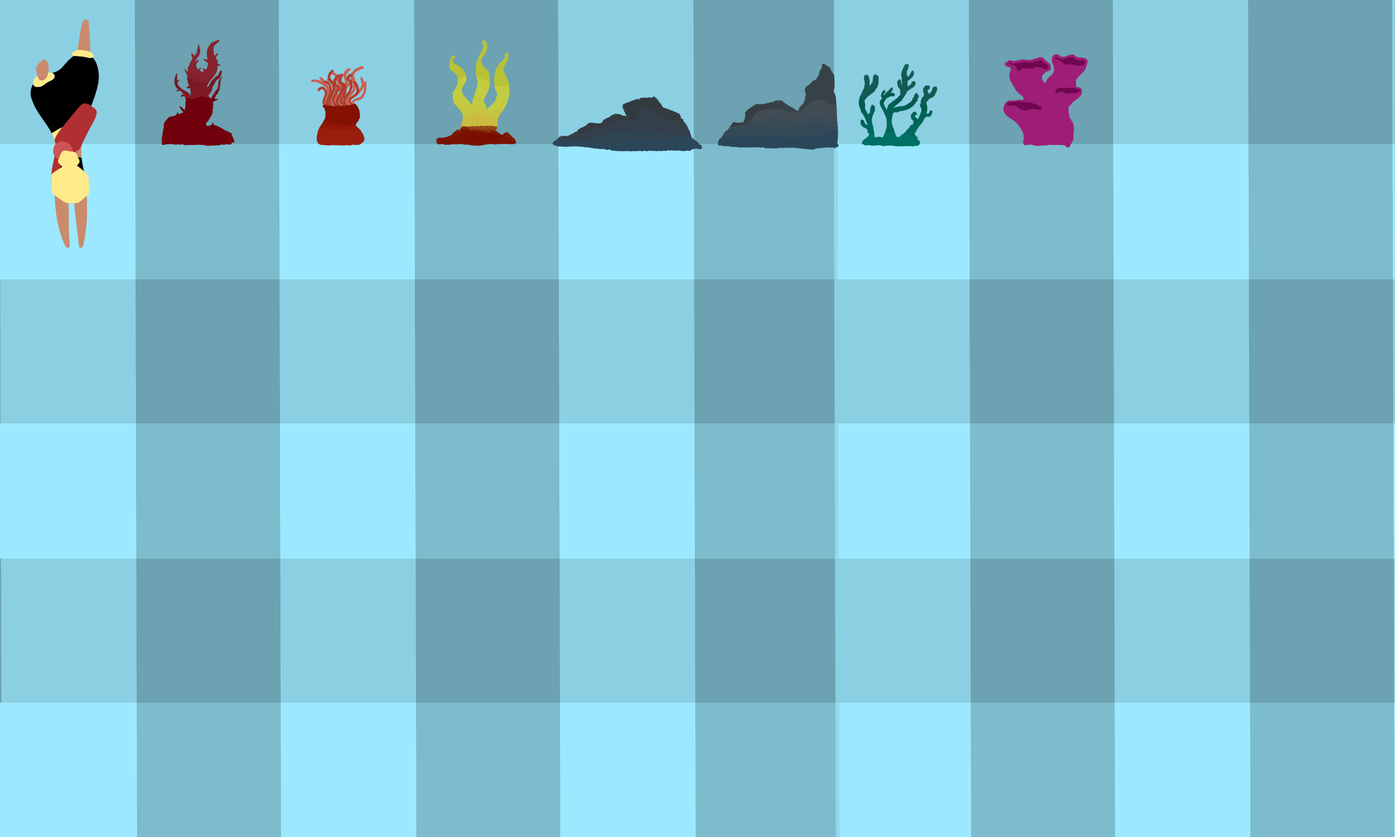
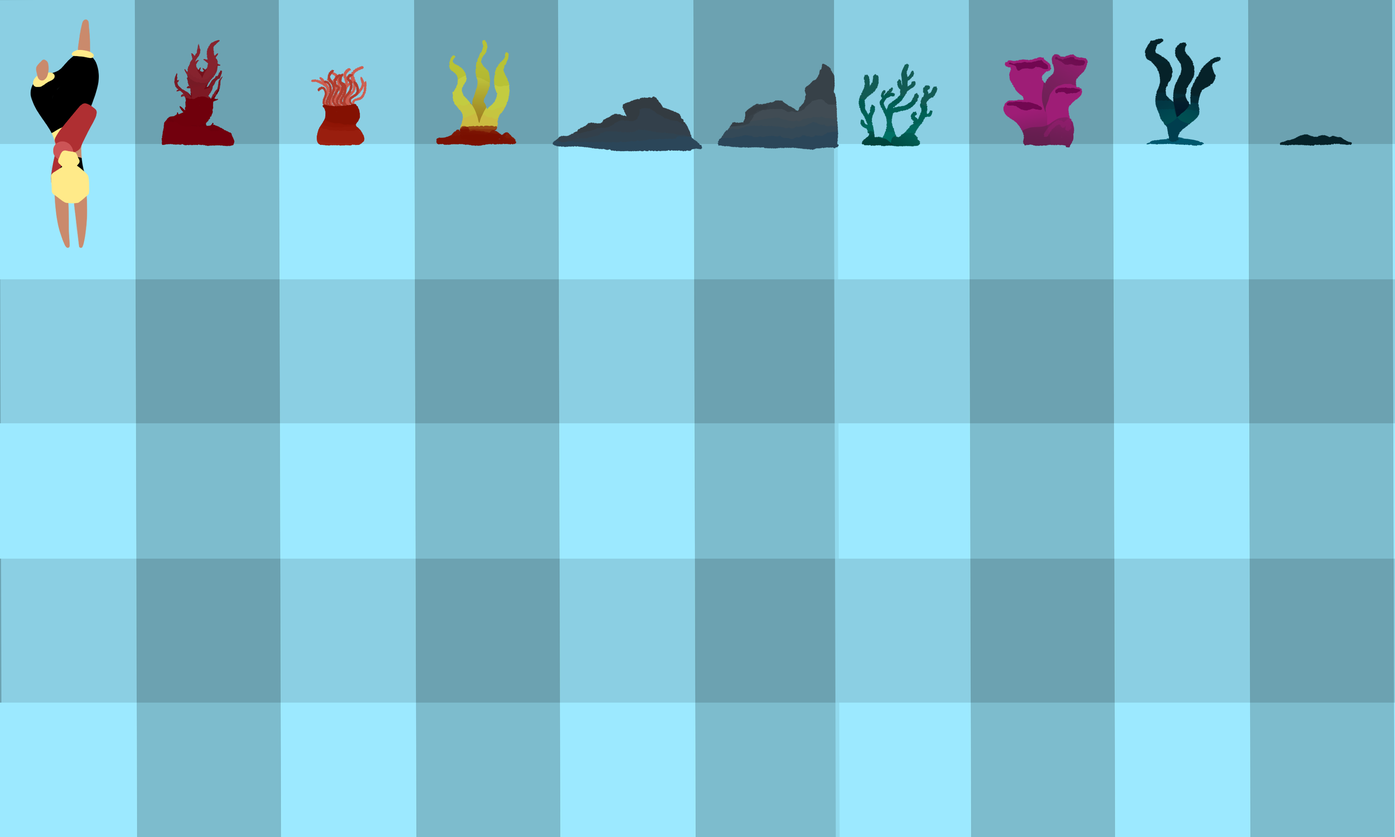
Two versions of the same layered image (1395x837). Layer-by-layer changes:
painted on "Capa de pintura 2" over [188, 67, 235, 147]
painted on "Capa de pintura 1" over [188, 67, 235, 147]
added layer "Capa de pintura 31" in group "Grupo de recorte 11" over [469, 58, 491, 123]
added layer "Capa de pintura 32" in group "Grupo de recorte 22" over [861, 130, 921, 147]
added layer "Capa de pintura 30" above "Grupo de recorte 25" over [1013, 92, 1075, 148]
painted on "Capa de pintura 24" over [188, 37, 1353, 148]
added group "Grupo de recorte 28" with 4 layers above "Grupo de recorte 35" over [1044, 37, 1353, 148]
added layer "Capa de pintura 27" in group "Grupo de recorte 28" over [1044, 37, 1352, 148]
added layer "Capa de pintura 33" in group "Grupo de recorte 28" over [1146, 61, 1353, 146]
added layer "Capa de pintura 26" in group "Grupo de recorte 28" over [1075, 37, 1321, 146]
added layer "Capa de pintura 29" above "Fondo" over [1016, 122, 1353, 148]
